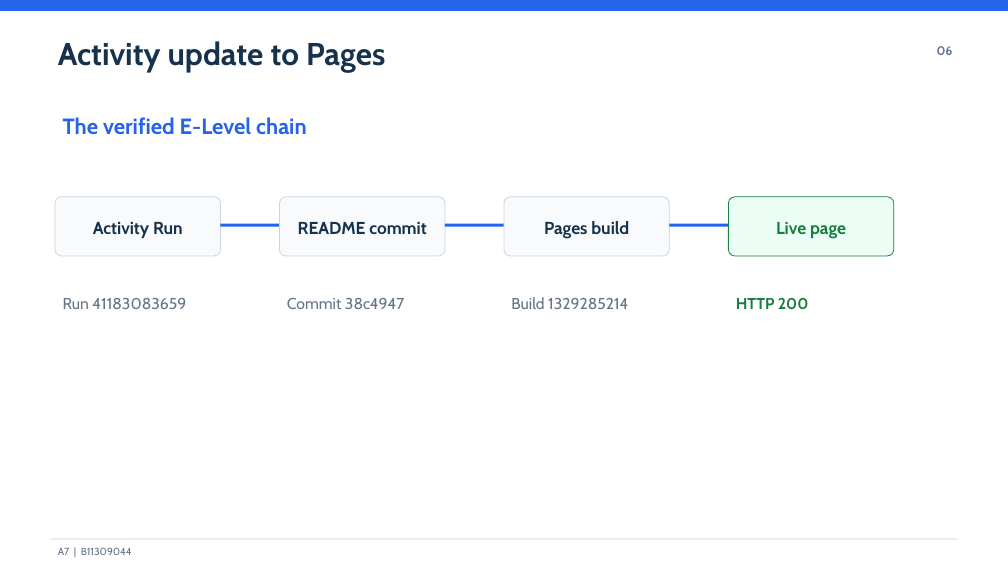
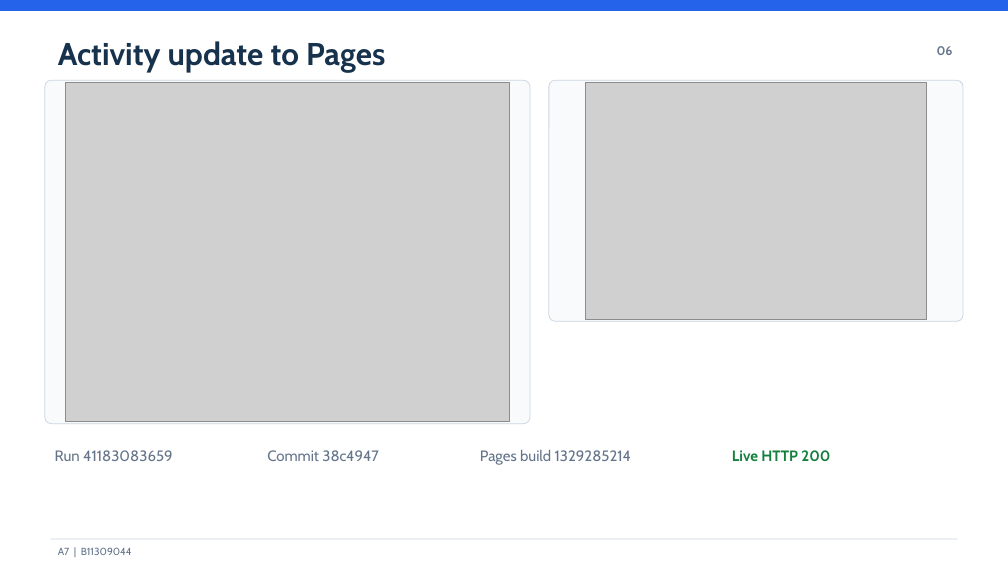
Before and after one commit to fanyuzhenfu/activity-log-a7, a slide deck: slide 6 of report/A7-B11309044.pptx. Drawn at 1008x567 pixels with LibreOffice and Linux fonts; fonts in the diff are those of the drawing; grey boxes stand for pictures. Boxes give left, top, right and bottom in pixels: in the first picture for what was removed or moved away, otherwise in the second. Text is boxed around its words. In the diff, an @@ line names an element or a change of style, - is before the commit and + after.

```diff
--- a/report/A7-B11309044.pptx
+++ b/report/A7-B11309044.pptx
@@ rounded rectangle: place and size @@
-rounded rectangle at bbox=[280, 197, 445, 256]
+rounded rectangle at bbox=[45, 80, 530, 423]
@@ rounded rectangle at bbox=[45, 80, 530, 423]: proportions changed @@
@@ picture added at bbox=[66, 82, 509, 421] @@
@@ rounded rectangle added at bbox=[549, 80, 963, 321], fill #F8FAFC, outline #CBD5E1 0.75 pt @@
@@ picture added at bbox=[586, 82, 926, 318] @@
@@ text removed at bbox=[63, 117, 306, 135] @@
-The verified E-Level chain
@@ rounded rectangle removed at bbox=[55, 197, 221, 256] @@
@@ rounded rectangle removed at bbox=[504, 197, 670, 256] @@
@@ rounded rectangle removed at bbox=[729, 197, 895, 256] @@
@@ text removed at bbox=[93, 222, 183, 239] @@
-Activity Run
@@ rectangle removed at bbox=[221, 224, 280, 227] @@
@@ text removed at bbox=[298, 222, 426, 234] @@
-README commit
@@ rectangle removed at bbox=[445, 224, 504, 227] @@
@@ rectangle removed at bbox=[669, 224, 728, 227] @@
@@ text removed at bbox=[776, 222, 846, 239] @@
-Live page
@@ text removed at bbox=[511, 297, 628, 309] @@
-Build 1329285214
@@ text "Run 41183083659": place and size @@
-text "Run 41183083659" at bbox=[63, 298, 186, 309]
+text "Run 41183083659" at bbox=[55, 450, 173, 461]
@@ text "Run 41183083659" at bbox=[55, 450, 173, 461]: size 15 to 14.2 pt @@
@@ text "Commit 38c4947" at bbox=[267, 450, 379, 461]: size 15 to 14.2 pt @@
@@ text "Commit 38c4947": place and size @@
-text "Commit 38c4947" at bbox=[287, 298, 404, 309]
+text "Commit 38c4947" at bbox=[267, 450, 379, 461]
@@ text at bbox=[480, 450, 632, 465]: text changed; size 16.5 to 14.2 pt; text colour #17324D to #64748B; bold off @@
-Pages build
+Pages build 1329285214
@@ text at bbox=[732, 450, 830, 461]: text changed; size 15 to 14.2 pt @@
-HTTP 200
+Live HTTP 200
```
Also in this commit, not shown: 3 other slides changed, 2 other files.
